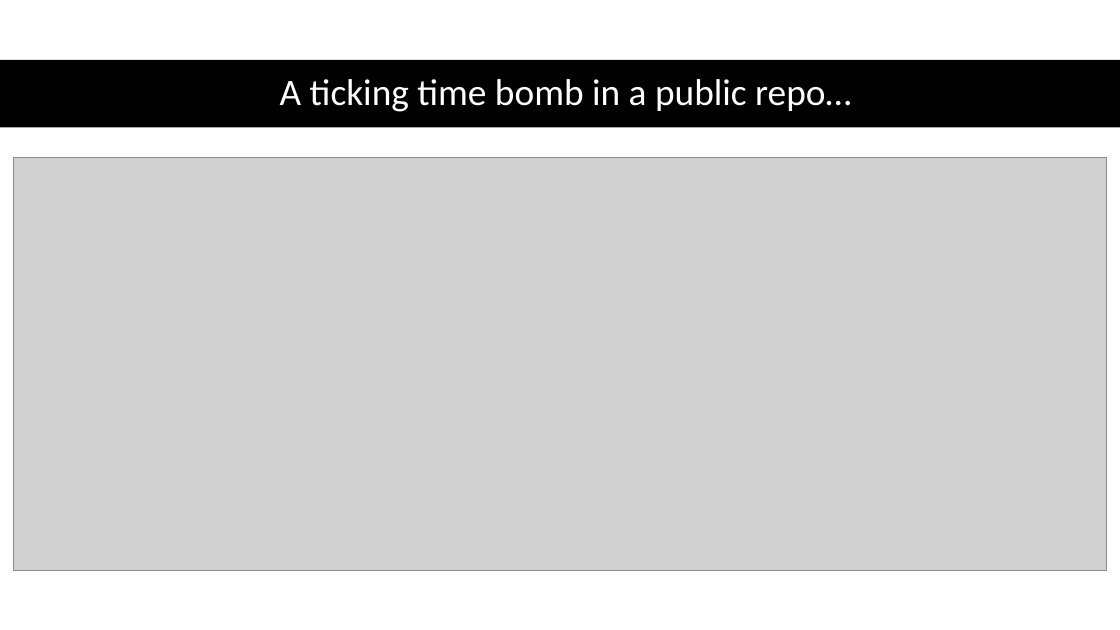
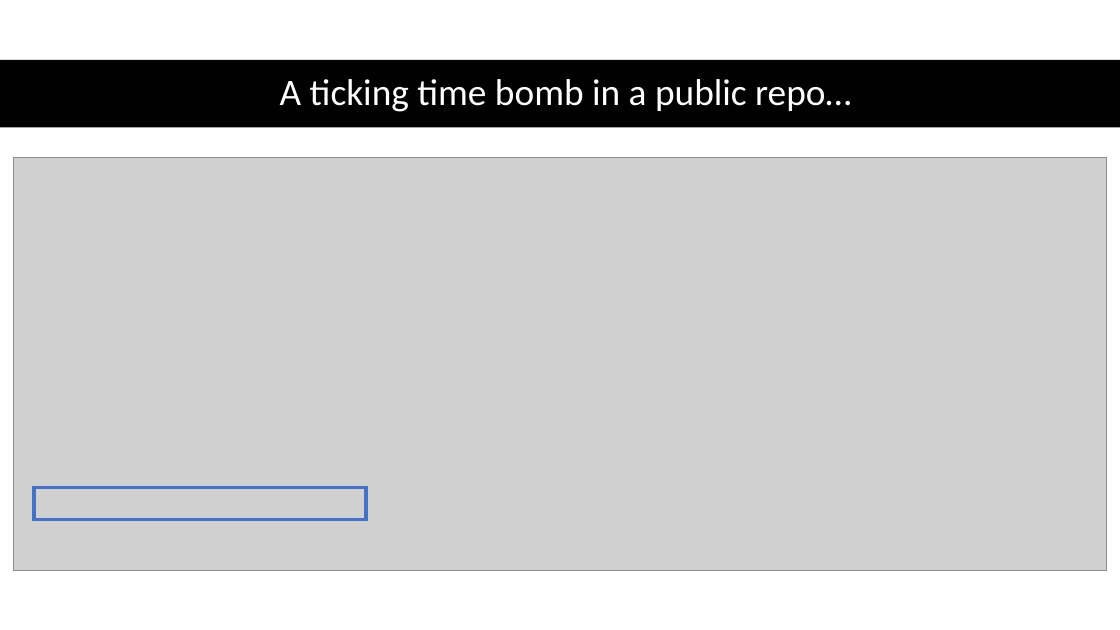
Before and after one commit to scottaddie/slide-decks, a slide deck: slide 5 of Protecting App Secrets.pptx. Drawn at 1120x630 pixels with LibreOffice and Linux fonts; fonts in the diff are those of the drawing; grey boxes stand for pictures. Boxes give left, top, right and bottom in pixels: in the first picture for what was removed or moved away, otherwise in the second. Text is boxed around its words. In the diff, an @@ line names an element or a change of style, - is before the commit and + after.

```diff
--- a/Protecting App Secrets.pptx
+++ b/Protecting App Secrets.pptx
@@ rectangle added at box(34, 487, 366, 519), outline #4472C4 3 pt @@
```
Also in this commit, not shown: 3 other slides changed.
